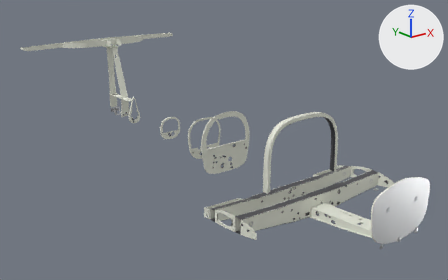
The glTF model models/da40/da40-structure.glb as it was, and as the next commit left it.
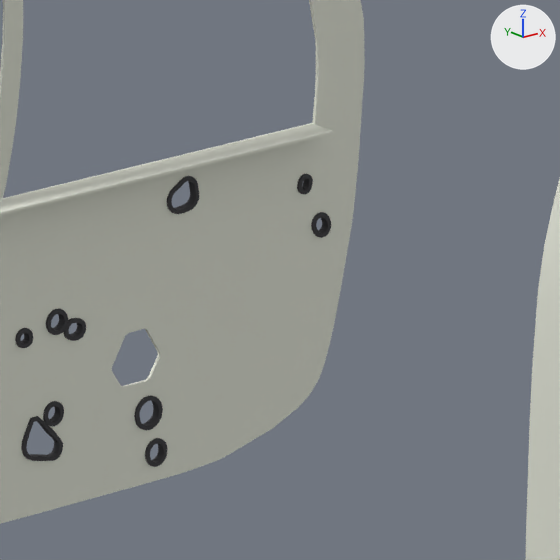
The first picture shows the older version from a 50 mm lens placed at (-5.24, -4.75, 3.83), pointed at (0.07, 1.89, 1.18). The close-ups show the older and then the newer version on the part from 49% to 59% of the width and 46% to 63% of the height of that picture. Only the edits that show in the close-ups are written down. The axes (+X, +Y, +Z) are drawn at upper right. The lights are the same throughout. Where no turn or scale is listed for an object, it has been applied to the vertices. Vertices at exactly the same position are counted once.

Objects in the first close-up: 'Baggage compartment frame', 'Baggage compartment frame grommets', 'Ring frame 1', 'Roll bar'.
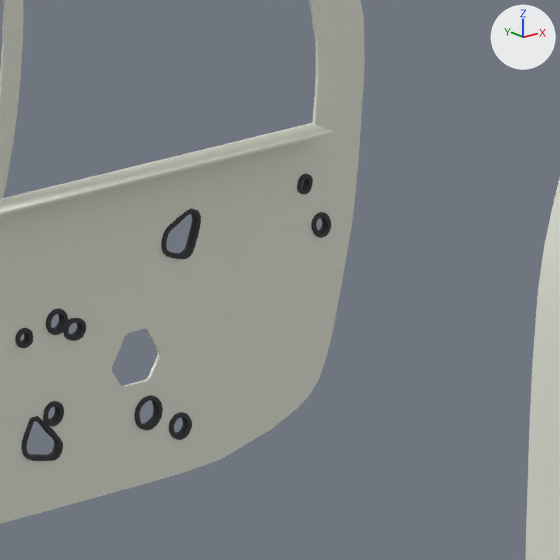
Where the newer file only moved an object's origin or applied its transform, the numbers keep the older frame.

Location of each change, [x1, y1, x2, y2] in pixels of the close-ups (560 x 560 px; the box of a moved part takes in the faces that stretch with it):
part 1 of me_baggage_compartment_frame, moved or reshaped
    before: [79, 140, 312, 352]
    after: [79, 140, 315, 355]
part 2 of me_baggage_compartment_frame, moved or reshaped
    before: [116, 414, 205, 492]
    after: [148, 326, 334, 482]
part 3 of me_baggage_compartment_frame_grommets, moved or reshaped
    before: [145, 438, 167, 467]
    after: [169, 412, 192, 440]
part 4 of me_baggage_compartment_frame_grommets, moved or reshaped
    before: [167, 176, 199, 214]
    after: [161, 208, 201, 259]

Edits to the bpy script that builds the scene:
```text
Change me_baggage_compartment_frame:
    used by ob_baggage_compartment_frame; location = (0.0, 1.739, 1.197)
    remove me_baggage_compartment_frame.from_pydata(...)  # 2286 vertices, 4632 faces; spans x -0.429..0.429, y -0.031..0.031, z -0.435..0.435
    add me_baggage_compartment_frame.from_pydata(...)  # 2270 vertices, 4600 faces; spans x -0.429..0.429, y -0.031..0.031, z -0.435..0.435
    me_baggage_compartment_frame part 1: 32 vertices moved from x 0.118..0.161, y 0.004..0.009, z -0.096..-0.057 to x 0.111..0.164, y 0.004..0.009, z -0.155..-0.099; 60 vertices removed from x 0.118..0.161, y 0.004..0.009, z -0.095..-0.056; 42 vertices added at x 0.11..0.165, y 0.004..0.009, z -0.155..-0.099
    me_baggage_compartment_frame part 2: 26 vertices moved from x 0.1..0.113, y 0.004..0.009, z -0.413..-0.383 to x 0.124..0.145, y 0.004..0.009, z -0.386..-0.363; 52 vertices removed from x 0.086..0.112, y 0.004..0.009, z -0.412..-0.383; 54 vertices added at x 0.123..0.152, y 0.004..0.009, z -0.384..-0.357
    other edits to the shape of me_baggage_compartment_frame do not show in these pictures
Change me_baggage_compartment_frame_grommets:
    used by ob_baggage_compartment_frame_grommets; location = (0.064, 1.745, 0.963)
    remove me_baggage_compartment_frame_grommets.from_pydata(...)  # 1440 vertices, 2880 faces; spans x -0.312..0.312, y -0.005..0.005, z -0.181..0.181
    add me_baggage_compartment_frame_grommets.from_pydata(...)  # 1440 vertices, 2880 faces; spans x -0.312..0.312, y -0.005..0.005, z -0.155..0.146
    me_baggage_compartment_frame_grommets part 3: the loose piece of 96 vertices spanning x 0.019..0.052, y -0.005..0.005, z -0.181..-0.145 is moved by (0.038, 0.0, 0.026)
    me_baggage_compartment_frame_grommets part 4: 96 of 1440 vertices moved; they spanned x 0.052..0.1, y -0.005..0.005, z 0.136..0.181 and now span x 0.044..0.103, y -0.005..0.005, z 0.076..0.138; mean shift (-0.004, 0.0, -0.05); largest move (0.068, -0.005, 0.174) -> (0.082, -0.005, 0.076)
```
